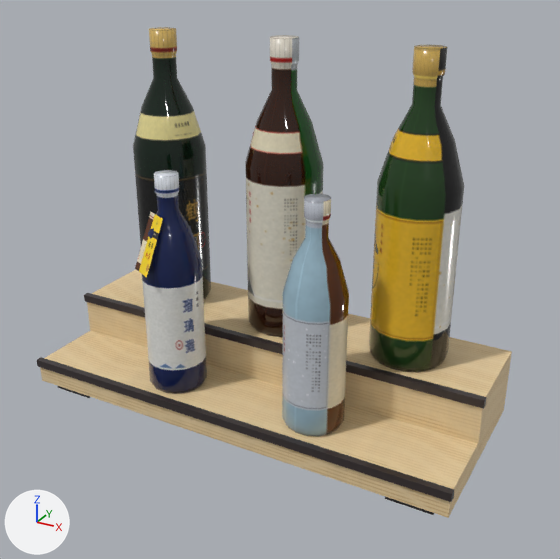
An edit to the Blender file blender/sakestand.blend, drawn before and after from the same camera.
One viewpoint serves both versions: a 50 mm lens placed at (0.479, -0.828, 0.612), pointed at (0.028, -0.008, 0.202). Lighting does not change. The marker at lower left points along +X, +Y and +Z. The older version comes first.

The scene before the commit, as lines of its bpy script (objects in view):
```python
ob_sakebottle0 = bpy.data.objects.new('SakeBottle0', me_sakebottle0)
ob_sakebottle0.parent = ob_sakestand
ob_sakebottle0.location = (0.0, 0.055, 0.105)
ob_sakebottle1 = bpy.data.objects.new('SakeBottle1', me_sakebottle1)
ob_sakebottle1.parent = ob_sakestand
ob_sakebottle1.location = (-0.19, 0.059, 0.105)
ob_sakebottle2 = bpy.data.objects.new('SakeBottle2', me_sakebottle2)
ob_sakebottle2.parent = ob_sakestand
ob_sakebottle2.location = (0.19, 0.051, 0.105)
ob_sakebottle3 = bpy.data.objects.new('SakeBottle3', me_sakebottle3)
ob_sakebottle3.parent = ob_sakestand
ob_sakebottle3.location = (-0.1, -0.07, 0.0455)
ob_sakebottle4 = bpy.data.objects.new('SakeBottle4', me_sakebottle4)
ob_sakebottle4.parent = ob_sakestand
ob_sakebottle4.location = (0.11, -0.068, 0.0455)
ob_sakestandlacquer = bpy.data.objects.new('SakeStandLacquer', me_sakestandlacquer)
ob_sakestandlacquer.parent = ob_sakestand
ob_sakestandlacquer.location = (0.0, 0.0, 0.0)
ob_sakestandwood = bpy.data.objects.new('SakeStandWood', me_sakestandwood)
ob_sakestandwood.parent = ob_sakestand
ob_sakestandwood.location = (0.0, 0.0, 0.0)
```
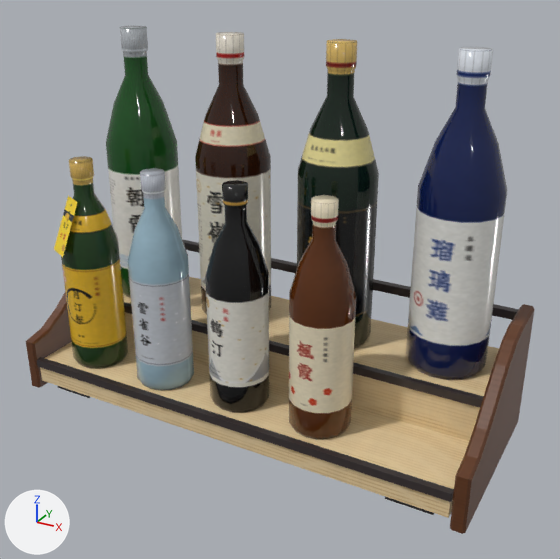
Boxes (x1, y1, x2, y2) around the edits, measured in the pictures (560 x 559 px):
'SakeBottle2', surface changed, moved: before (369, 45, 464, 372); after (297, 39, 379, 349)
'SakeBottle4', surface changed, moved: before (282, 194, 349, 436); after (205, 180, 270, 412)
'SakeBottle5', added: after (406, 47, 507, 379)
'SakeBottle0', surface changed, moved: before (245, 35, 323, 337); after (195, 32, 271, 315)
'SakeBottle3', surface changed, moved: before (135, 170, 207, 394); after (54, 156, 128, 368)
'SakeBottle1', surface changed, moved: before (133, 27, 211, 299); after (106, 26, 182, 298)
'SakeBottle7', added (brown): after (289, 195, 356, 439)
'SakeBottle6', added: after (128, 168, 194, 390)
'SakeStandLacquer', reshaped (7% wider, 24% taller): before (37, 293, 487, 515); after (37, 239, 519, 515)
'SakeStandEnd', added: after (26, 293, 535, 534)
part 1 of me_sakestandlacquer, added (mostly hidden): after (182, 239, 519, 320)

What changed in the scene script:
```text
Change me_sakestandlacquer:
    used by ob_sakestandlacquer; parent = ob_sakestand; location = (0.0, 0.0, 0.0)
    remove me_sakestandlacquer.from_pydata(...)  # 32 vertices, 24 faces; spans x -0.312..0.312, y -0.128..0.115, z 0.0..0.108
    add me_sakestandlacquer.from_pydata(...)  # 40 vertices, 30 faces; spans x -0.32..0.32, y -0.128..0.123, z 0.0..0.169
    me_sakestandlacquer part 1: a new loose piece, a box spanning x -0.32..0.32, y 0.113..0.123, z 0.157..0.169, in mat_sakestandlacquer (dark grey #383030)
Change me_sakebottle0:
    where me_sakebottle0.from_pydata(...)  # 208 vertices, 208 faces; spans x -0.052..0.052, y -0.052..0.052, z 0.0..0.395
    used by ob_sakebottle0; parent = ob_sakestand; location = (0.0, 0.055, 0.105)
    me_sakebottle0 part 3: texture (UV) coordinates of 208 of 208 faces, centred in x -0.05..0.05, y -0.05..0.05, z 0.0..0.395, changed; they spanned u 0.01..0.17, v 0.0..1.0 and now span u 0.01..0.11, v 0.0..1.0
Change me_sakebottle1:
    where me_sakebottle1.from_pydata(...)  # 176 vertices, 176 faces; spans x -0.052..0.052, y -0.052..0.052, z 0.0..0.395
    used by ob_sakebottle1; parent = ob_sakestand; location = (-0.19, 0.059, 0.105)
    me_sakebottle1 part 2: texture (UV) coordinates of 176 of 176 faces, centred in x -0.051..0.051, y -0.051..0.051, z 0.0..0.395, changed; they spanned u 0.17..0.33, v 0.0..1.0 and now span u 0.11..0.22, v 0.0..1.0
Change me_sakebottle2:
    where me_sakebottle2.from_pydata(...)  # 208 vertices, 208 faces; spans x -0.052..0.052, y -0.052..0.052, z 0.0..0.395
    used by ob_sakebottle2; parent = ob_sakestand; location = (0.19, 0.051, 0.105)
    me_sakebottle2 part 4: texture (UV) coordinates of 208 of 208 faces, centred in x -0.051..0.051, y -0.051..0.051, z 0.0..0.395, changed; they spanned u 0.33..0.5, v 0.0..1.0 and now span u 0.22..0.33, v 0.0..1.0
Change me_sakebottle3:
    where me_sakebottle3.from_pydata(...)  # 212 vertices, 209 faces; spans x -0.04..0.04, y -0.053..0.04, z 0.0..0.298
    used by ob_sakebottle3; parent = ob_sakestand; location = (-0.1, -0.07, 0.0455)
    me_sakebottle3 part 5: texture (UV) coordinates of 209 of 209 faces, centred in x -0.039..0.039, y -0.039..0.039, z 0.0..0.298, changed; they spanned u 0.5..0.83, v 0.0..1.0 and now span u 0.33..0.89, v 0.0..1.0
Change me_sakebottle4:
    where me_sakebottle4.from_pydata(...)  # 176 vertices, 176 faces; spans x -0.04..0.04, y -0.04..0.04, z 0.0..0.298
    used by ob_sakebottle4; parent = ob_sakestand; location = (0.11, -0.068, 0.0455)
    me_sakebottle4 part 6: texture (UV) coordinates of 176 of 176 faces, centred in x -0.039..0.039, y -0.039..0.039, z 0.0..0.298, changed; they spanned u 0.67..0.83, v 0.0..1.0 and now span u 0.44..0.56, v 0.0..1.0
Change ob_sakebottle0:
    ob_sakebottle0.location: (0.0, 0.055, 0.105) -> (-0.08, 0.055, 0.105)
Change ob_sakebottle1:
    ob_sakebottle1.location: (-0.19, 0.059, 0.105) -> (-0.24, 0.059, 0.105)
Change ob_sakebottle2:
    ob_sakebottle2.location: (0.19, 0.051, 0.105) -> (0.08, 0.051, 0.105)
Change ob_sakebottle3:
    ob_sakebottle3.location: (-0.1, -0.07, 0.0455) -> (-0.24, -0.07, 0.0455)
Change ob_sakebottle4:
    ob_sakebottle4.location: (0.11, -0.068, 0.0455) -> (0.0, -0.068, 0.0455)
Add ob_sakebottle7:
    ob_sakebottle7 = bpy.data.objects.new('SakeBottle7', me_sakebottle7)  # 176 vertices, 176 faces; spans x -0.04..0.04, y -0.04..0.04, z 0.0..0.298; in mat_sakebottles (picture img_sake_bottles), mat_sakeglass (picture img_sake_bottles)
    ob_sakebottle7.parent = ob_sakestand
    ob_sakebottle7.location = (0.12, -0.07, 0.0455)
Add ob_sakebottle6:
    ob_sakebottle6 = bpy.data.objects.new('SakeBottle6', me_sakebottle6)  # 176 vertices, 176 faces; spans x -0.04..0.04, y -0.04..0.04, z 0.0..0.298; in mat_sakebottles (picture img_sake_bottles), mat_sakeglass (picture img_sake_bottles)
    ob_sakebottle6.parent = ob_sakestand
    ob_sakebottle6.location = (-0.12, -0.072, 0.0455)
Add ob_sakebottle5:
    ob_sakebottle5 = bpy.data.objects.new('SakeBottle5', me_sakebottle5)  # 176 vertices, 176 faces; spans x -0.052..0.052, y -0.052..0.052, z 0.0..0.395; in mat_sakebottles (picture img_sake_bottles), mat_sakeglass (picture img_sake_bottles)
    ob_sakebottle5.parent = ob_sakestand
    ob_sakebottle5.location = (0.24, 0.057, 0.105)
Add ob_sakestandend:
    ob_sakestandend = bpy.data.objects.new('SakeStandEnd', me_sakestandend)  # 88 vertices, 72 faces; spans x -0.331..0.331, y -0.129..0.129, z 0.0..0.175; in mat_sakestandend (picture img_sake_stand_end)
    ob_sakestandend.parent = ob_sakestand
    ob_sakestandend.location = (0.0, 0.0, 0.0)
```
